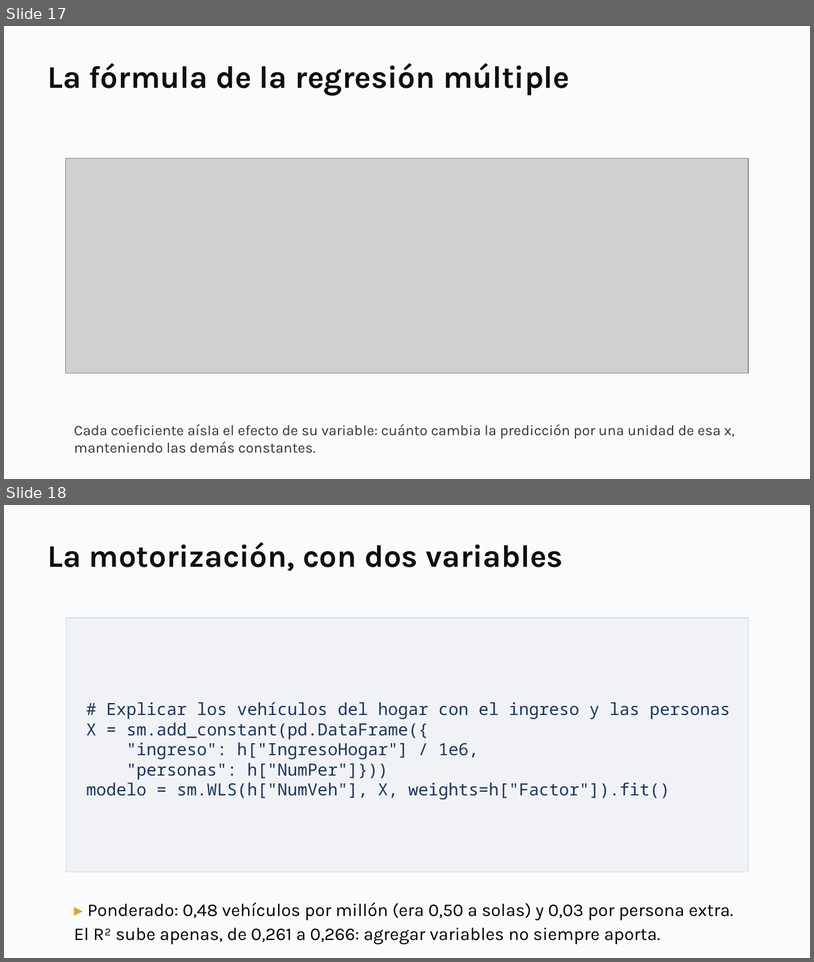
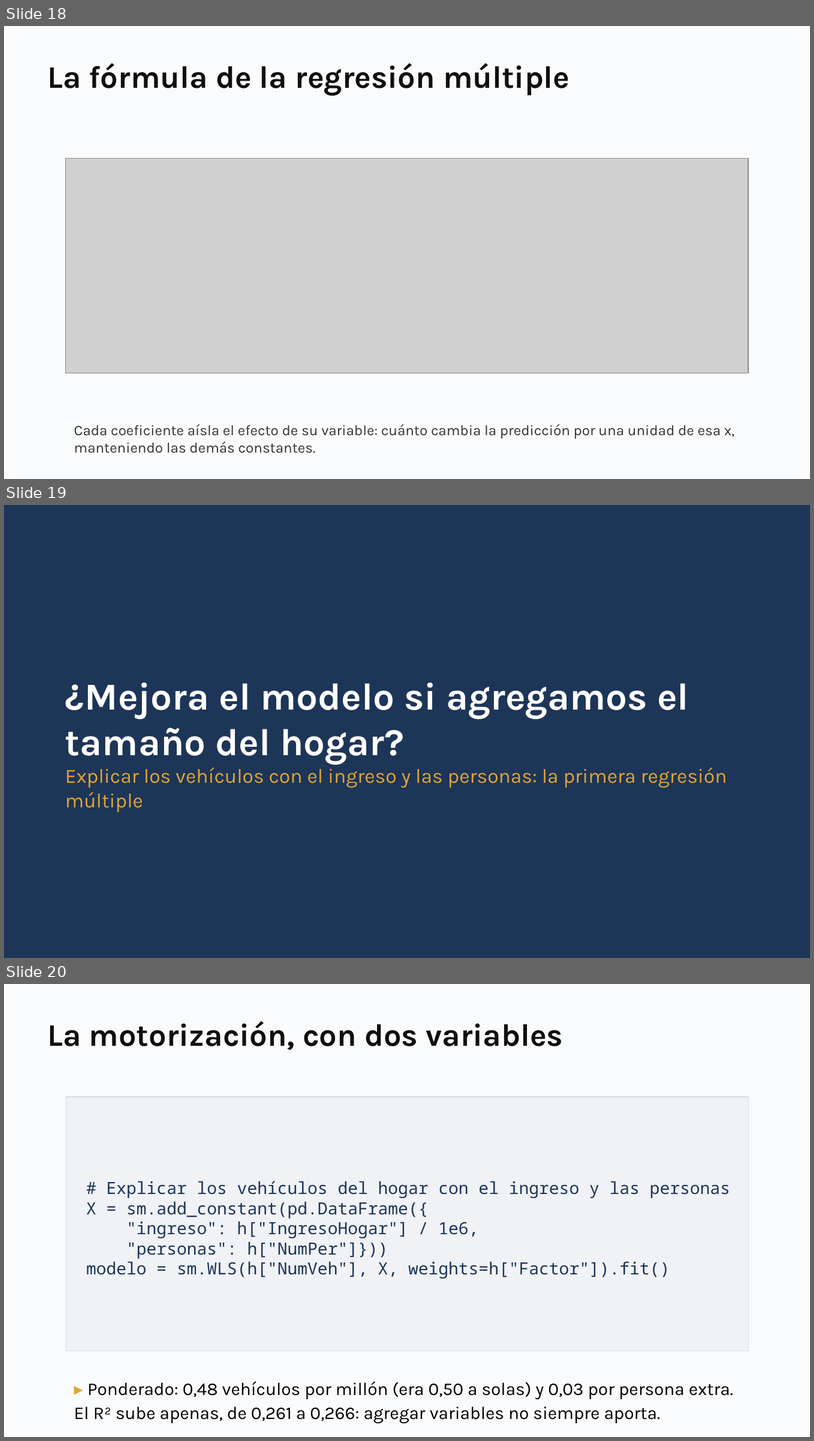
Before and after one commit to daniopitz/diplomado-cdd, a slide deck: presentaciones/clase04_regresion_multiple.pptx. Shown one above the other, each under a label of ours: slides 17 and 18 before the commit, slides 18, 19 and 20 after it. The pictures are 814x962 and 814x1441 pixels, drawn with LibreOffice and Linux fonts; fonts in the diff are those of the drawing; grey boxes stand for pictures. Boxes give left, top, right and bottom in pixels: in the first picture for what was removed or moved away, otherwise in the second. Text is boxed around its words. In the diff, an @@ line names an element or a change of style, - is before the commit and + after.

```diff
--- a/presentaciones/clase04_regresion_multiple.pptx
+++ b/presentaciones/clase04_regresion_multiple.pptx
@@ slide 19 added at (x1=4, y1=505, x2=810, y2=958), background #FFFFFF @@
@@ rectangle added at (x1=4, y1=505, x2=810, y2=958), fill #1D3557 @@
@@ text added at (x1=65, y1=683, x2=728, y2=788), 18 pt, text #E0A437 @@
+¿Mejora el modelo si agregamos el tamaño del hogar?
+Explicar los vehículos con el ingreso y las personas: la primera regresión múltiple
@@ what was slide 17 is now slide 18 @@
@@ what was slide 18 is now slide 20 @@
```
Also in this commit, not shown: 1 slide changed, 2 other slides added, 3 other files.
